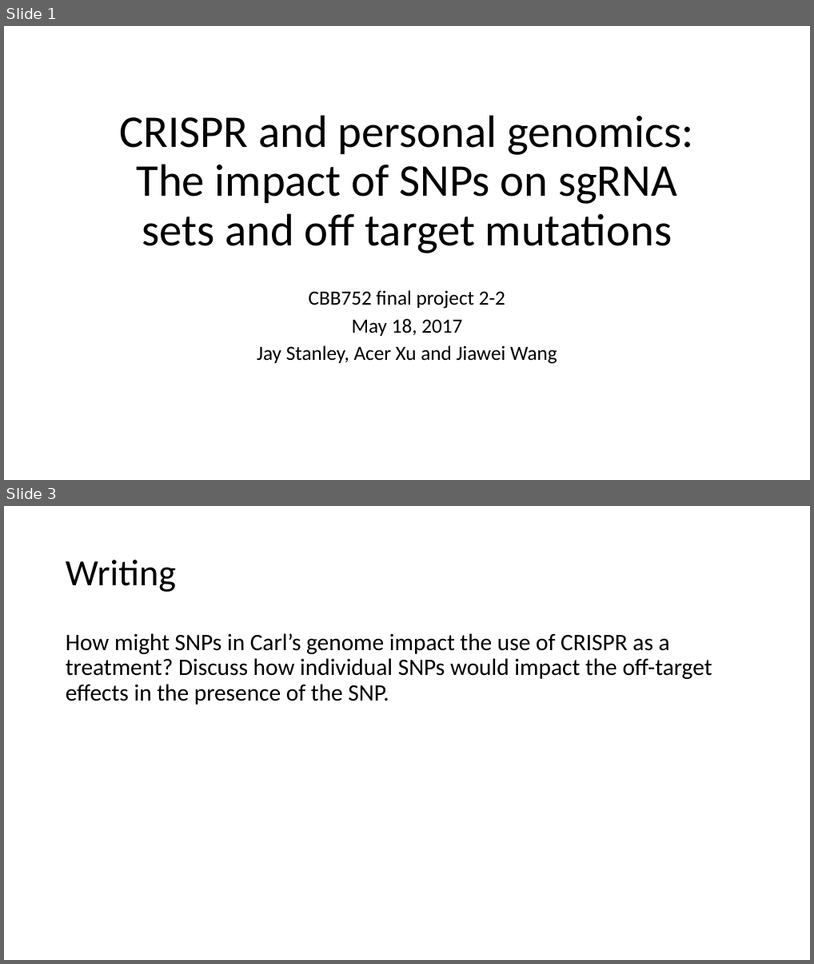
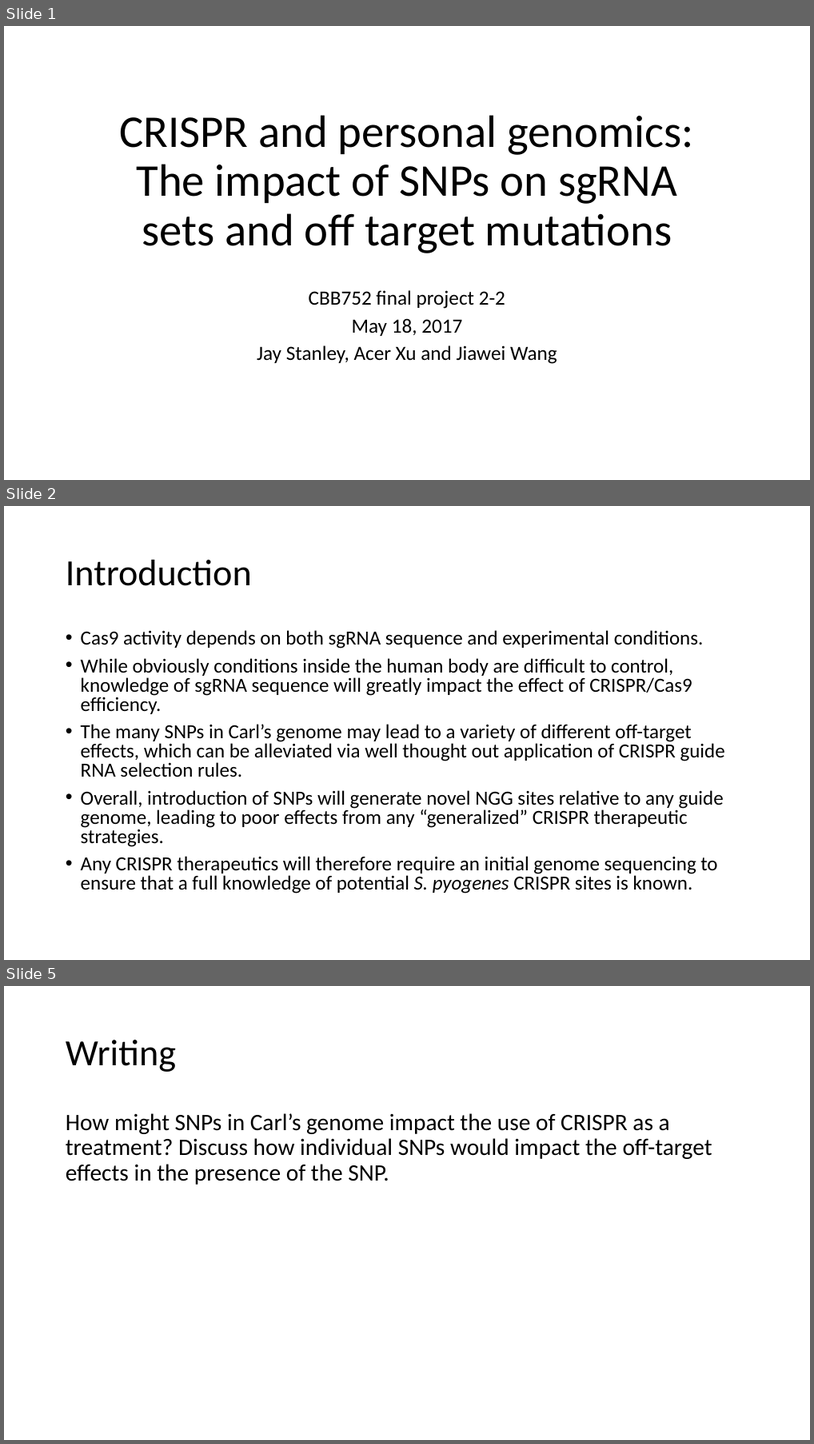
Before and after one commit to CBB752Spring2017/final-project-2-2-team1-team-2-2-1, a slide deck: Presentation2-2-1.pptx. Shown one above the other, each under a label of ours: slides 1 and 3 before the commit, slides 1, 2 and 5 after it; the slides between them are not shown. The pictures are 814x964 and 814x1444 pixels, drawn with LibreOffice and Linux fonts; fonts in the diff are those of the drawing. Boxes give left, top, right and bottom in pixels: in the first picture for what was removed or moved away, otherwise in the second. Text is boxed around its words. In the diff, an @@ line names an element or a change of style, - is before the commit and + after.

Commit message:
updated introduction part

```diff
--- a/Presentation2-2-1.pptx
+++ b/Presentation2-2-1.pptx
@@ slide 2 added at (x1=4, y1=506, x2=810, y2=960), background #FFFFFF @@
@@ title added at (x1=66, y1=560, x2=252, y2=586), 44 pt, text #000000 @@
+Introduction
@@ text added at (x1=81, y1=630, x2=726, y2=893), 23.8 pt, text #000000 @@
+• Cas9 activity depends on both sgRNA sequence and experimental conditions.
+• While obviously conditions inside the human body are difficult to control, knowledge of sgRNA sequence will greatly impact the effect of CRISPR/Cas9 efficiency.
+• The many SNPs in Carl’s genome may lead to a variety of different off-target effects, which can be alleviated via well thought out application of CRISPR guide RNA selection rules.
+• Overall, introduction of SNPs will generate novel NGG sites relative to any guide genome, leading to poor effects from any “generalized” CRISPR therapeutic strategies.
+• Any CRISPR therapeutics will therefore require an initial genome sequencing to ensure that a full knowledge of potential S. pyogenes CRISPR sites is known.
@@ what was slide 3 is now slide 5 @@
```
Also in this commit, not shown: 4 other slides added, 1 slide removed.
